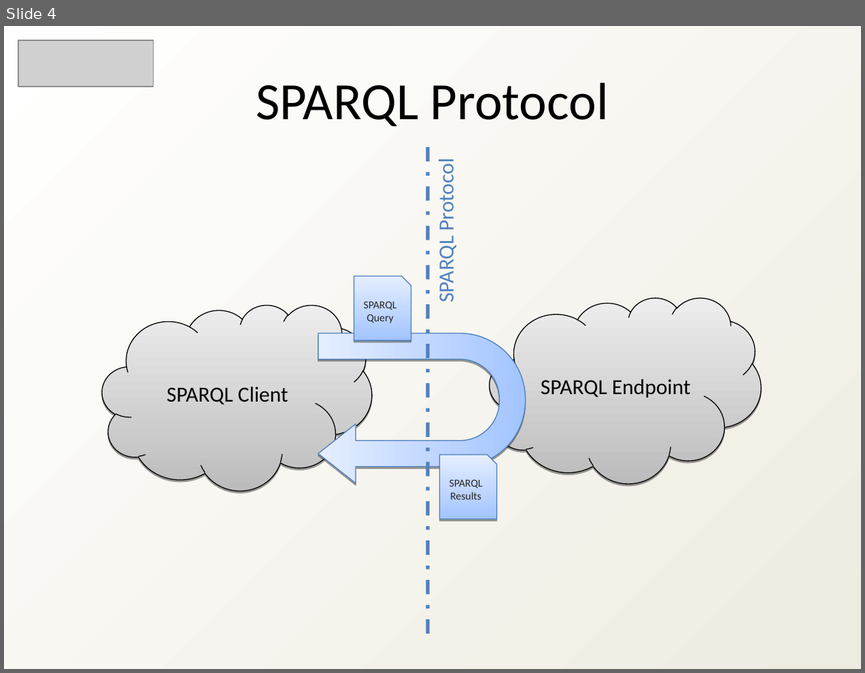
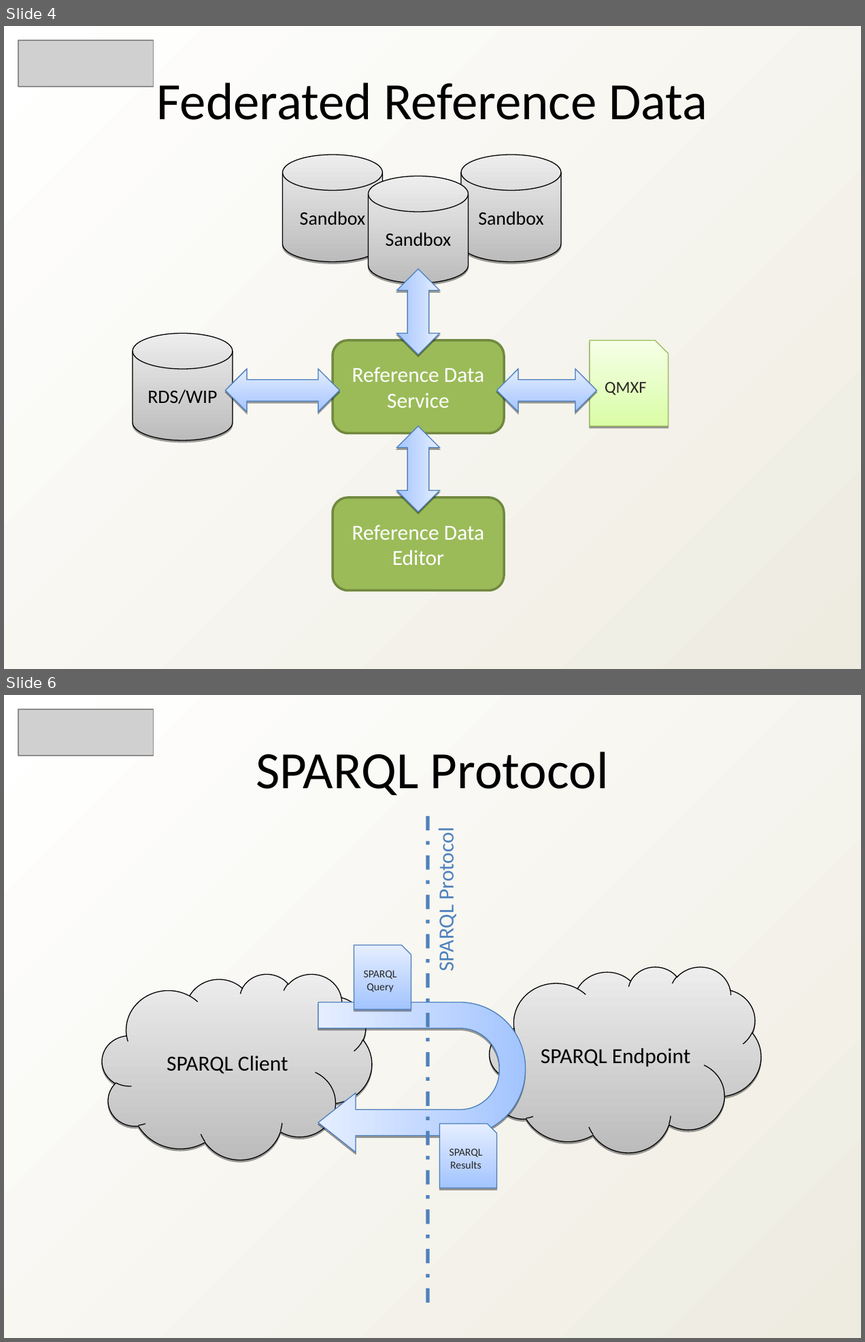
Before and after one commit to heyena/iring-tools, a slide deck: trunk/Documentation/iRINGTools_SDK_Overview_v1_2_1.ppt. Shown one above the other, each under a label of ours: slide 4 before the commit, slides 4 and 6 after it; the slides between them are not shown. The pictures are 865x673 and 865x1342 pixels, drawn with LibreOffice and Linux fonts; fonts in the diff are those of the drawing; grey boxes stand for pictures. Boxes give left, top, right and bottom in pixels: in the first picture for what was removed or moved away, otherwise in the second. Text is boxed around its words. In the diff, an @@ line names an element or a change of style, - is before the commit and + after.

```diff
--- a/trunk/Documentation/iRINGTools_SDK_Overview_v1_2_1.ppt
+++ b/trunk/Documentation/iRINGTools_SDK_Overview_v1_2_1.ppt
@@ slide 4 added at [4, 26, 861, 669], background gradient #FFFFFF to #EEECE1 @@
@@ picture added at [18, 40, 154, 87] @@
@@ text added at [157, 82, 707, 120], 44 pt, text #000000 @@
+Federated Reference Data
@@ cylinder added at [283, 155, 383, 261], fill gradient #BCBCBC to #EDEDED, outline #000000 0.74 pt, 16 pt, text #000000 @@
+Sandbox
@@ cylinder added at [461, 155, 561, 261], fill gradient #BCBCBC to #EDEDED, outline #000000 0.74 pt, 16 pt, text #000000 @@
+Sandbox
@@ cylinder added at [368, 176, 468, 283], fill gradient #BCBCBC to #EDEDED, outline #000000 0.74 pt, 16 pt, text #000000 @@
+Sandbox
@@ left right arrow added at [396, 269, 439, 354], fill gradient #A3C4FF to #E5EEFF, outline #4A7EBB 0.74 pt @@
@@ cylinder added at [133, 333, 232, 440], fill gradient #BCBCBC to #EDEDED, outline #000000 0.74 pt, 16 pt, text #000000 @@
+RDS/WIP
@@ rounded rectangle added at [332, 340, 504, 433], fill #9BBB59, outline #71893F 2.01 pt, 18 pt, text #FFFFFF @@
+Reference Data Service
@@ freeform shape added at [589, 340, 668, 426], fill gradient #DAFDA7 to #F5FFE6, outline #98B954 0.74 pt, 14 pt, text #262626 @@
+QMXF
@@ left right arrow added at [225, 369, 339, 412], fill gradient #A3C4FF to #E5EEFF, outline #4A7EBB 0.74 pt @@
@@ left right arrow added at [496, 369, 597, 412], fill gradient #A3C4FF to #E5EEFF, outline #4A7EBB 0.74 pt @@
@@ left right arrow added at [396, 426, 439, 512], fill gradient #A3C4FF to #E5EEFF, outline #4A7EBB 0.74 pt @@
@@ rounded rectangle added at [332, 497, 504, 590], fill #9BBB59, outline #71893F 2.01 pt, 18 pt, text #FFFFFF @@
+Reference Data Editor
@@ what was slide 4 is now slide 6 @@
```
Also in this commit, not shown: 6 slides changed, 2 other slides added, 4 slides removed.
